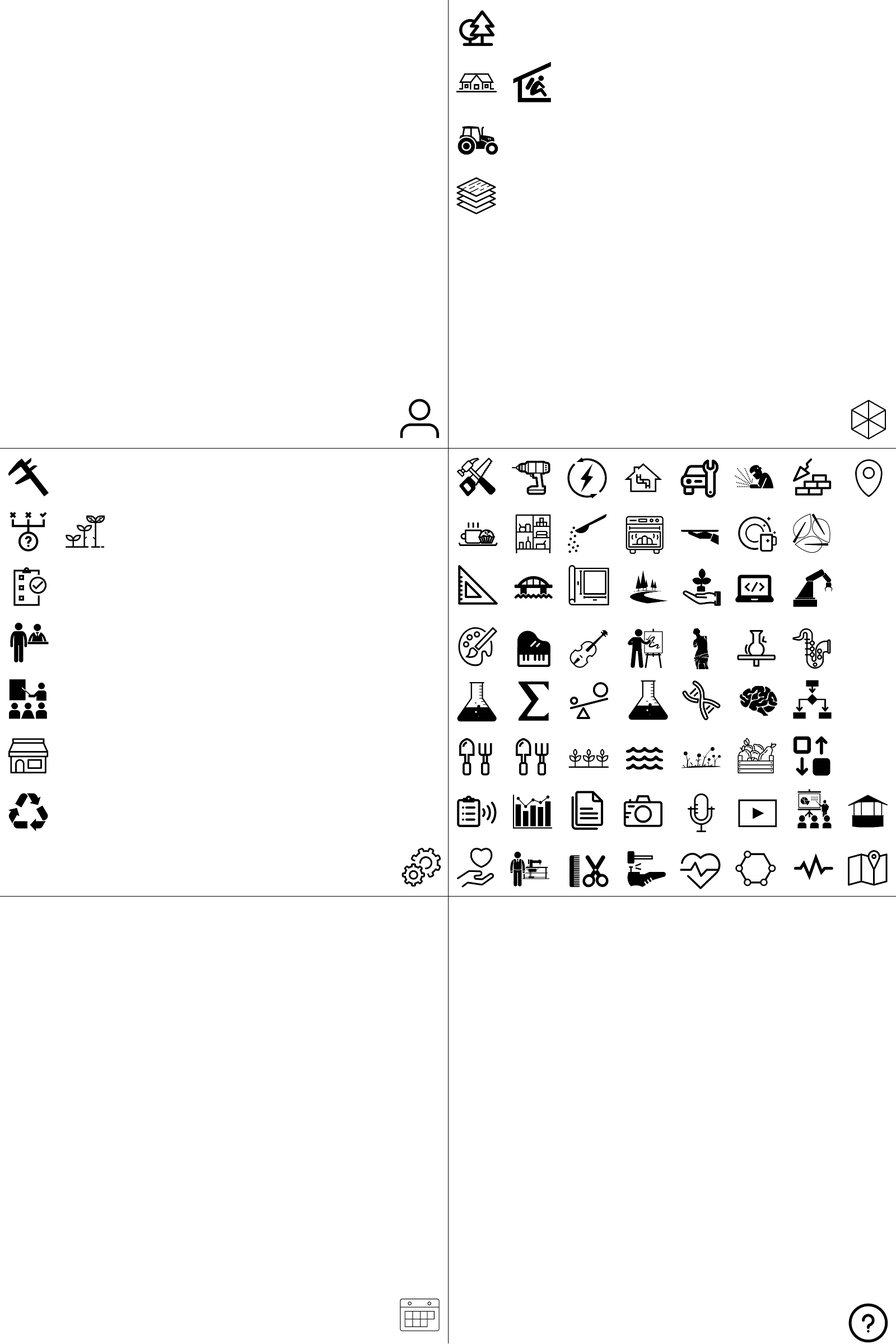
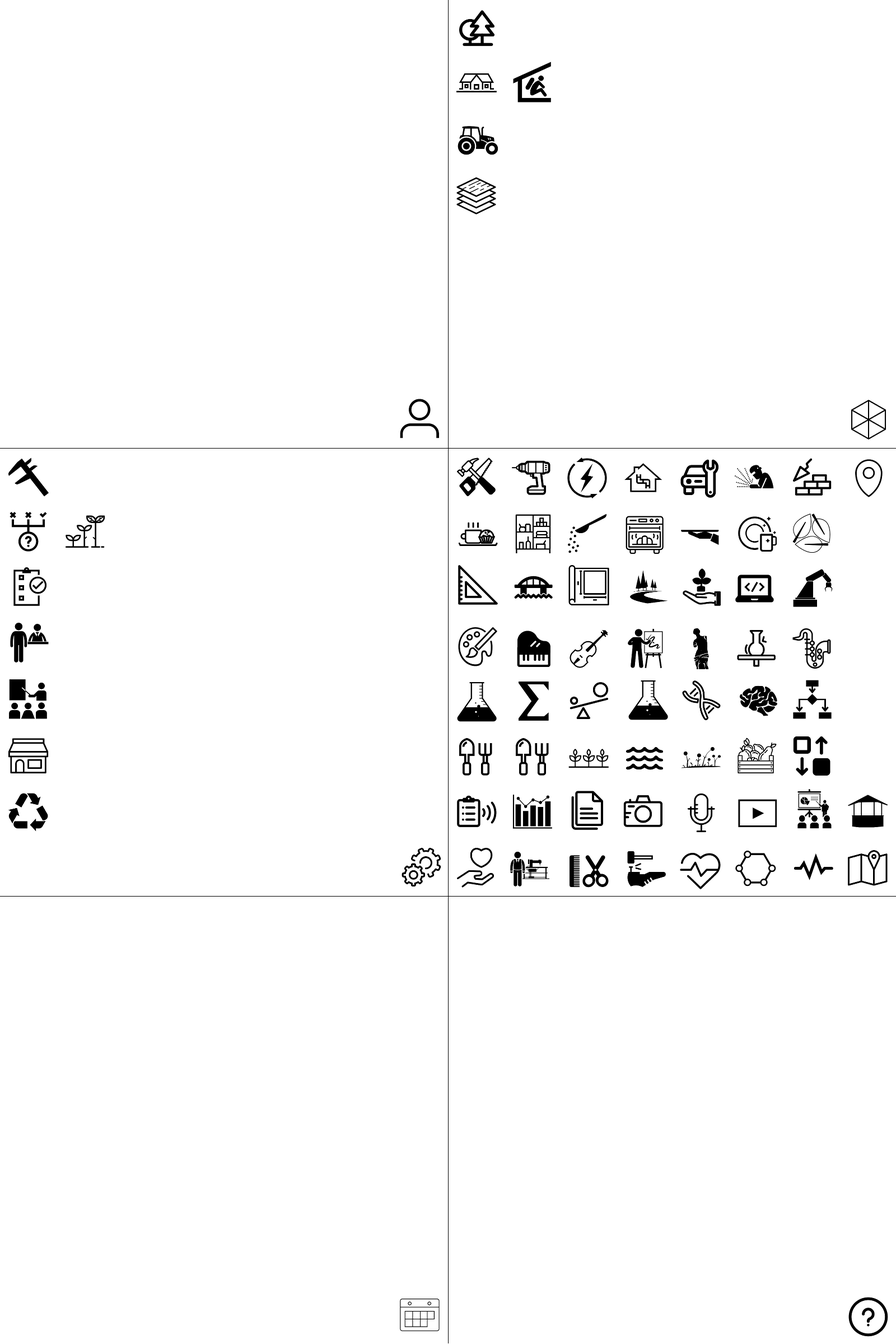
Layered file, before and after one edit (896×1344). Changes by layer:
painted on "cluster-sprite.png" over [848, 1296, 888, 1343]
